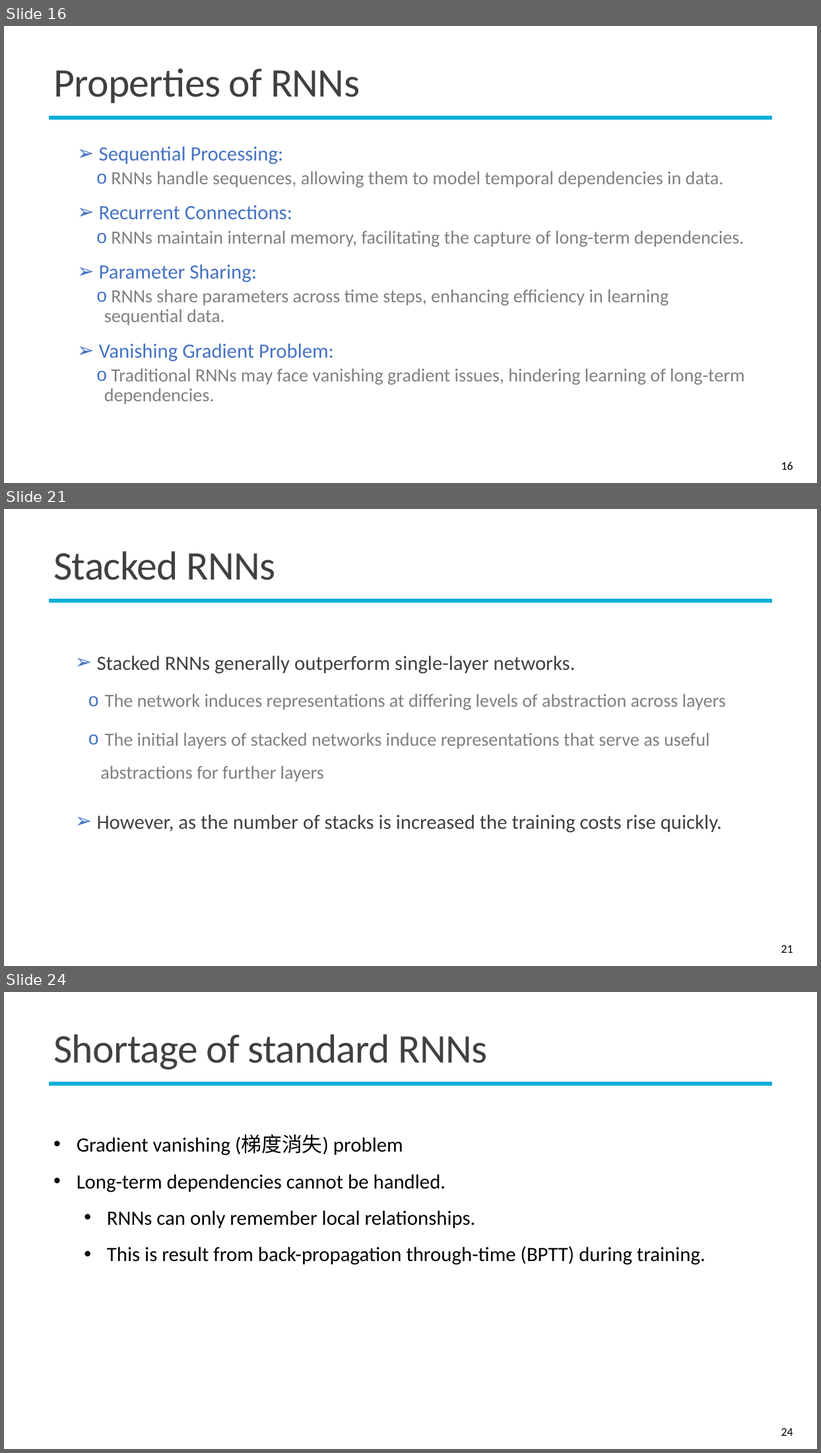
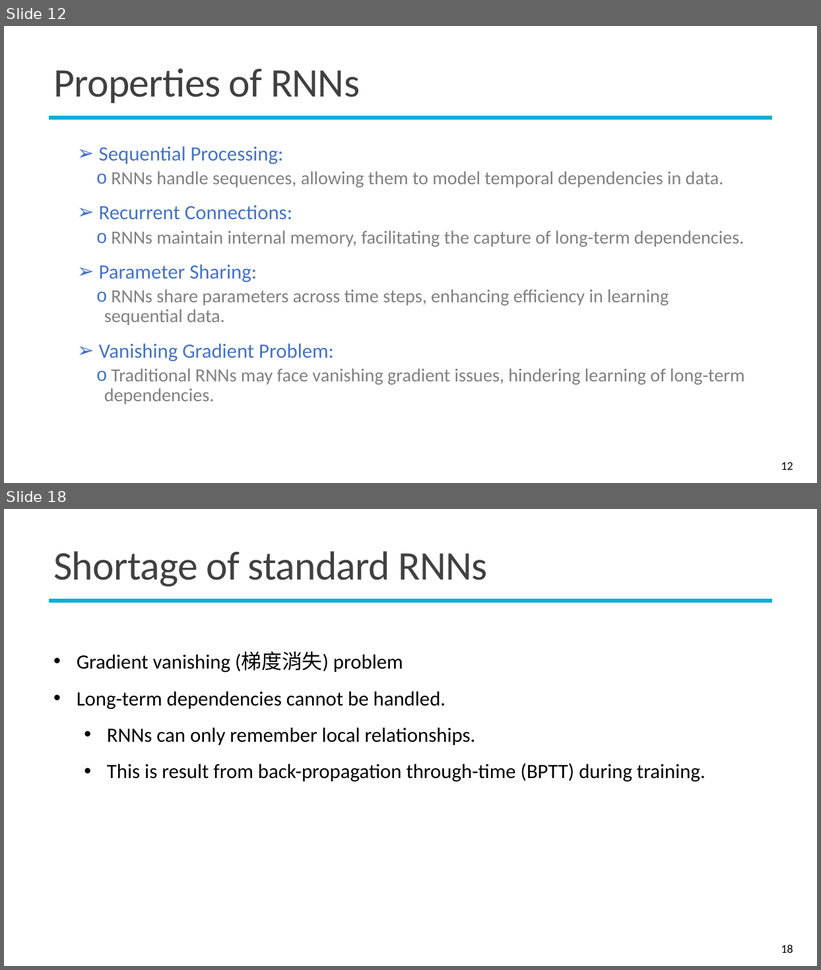
Before and after one commit to mcps5601/CGUDL_2025_Spring, a slide deck: slides/RNN_0331.pptx. Shown one above the other, each under a label of ours: slides 16, 21 and 24 before the commit, slides 12 and 18 after it; the slides between them are not shown. The pictures are 821x1453 and 821x970 pixels, drawn with LibreOffice and Linux fonts; fonts in the diff are those of the drawing; background and template pictures are left out. Boxes give left, top, right and bottom in pixels: in the first picture for what was removed or moved away, otherwise in the second. Text is boxed around its words. In the diff, an @@ line names an element or a change of style, - is before the commit and + after.

```diff
--- a/slides/RNN_0331.pptx
+++ b/slides/RNN_0331.pptx
@@ slide 21 removed at (x1=4, y1=509, x2=817, y2=966), background #FFFFFF; not listed: 1 template element that a slide beside it also shows @@
@@ title removed at (x1=54, y1=551, x2=276, y2=580) @@
-Stacked RNNs
@@ text removed at (x1=97, y1=656, x2=726, y2=833) @@
-➢ Stacked RNNs generally outperform single-layer networks.
-  o The network induces representations at differing levels of abstraction across layers
-  o The initial layers of stacked networks induce representations that serve as useful abstractions for further layers
-➢ However, as the number of stacks is increased the training costs rise quickly.
@@ page number removed at (x1=781, y1=945, x2=793, y2=953) @@
-21
@@ what was slide 16 is now slide 12 @@
@@ page number at (x1=781, y1=462, x2=793, y2=470): text changed @@
-16
+12
@@ what was slide 24 is now slide 18 @@
@@ page number at (x1=781, y1=945, x2=793, y2=953): text changed @@
-24
+18
```
Also in this commit, not shown: 7 slides changed, 1 slide added, 5 other slides removed.
